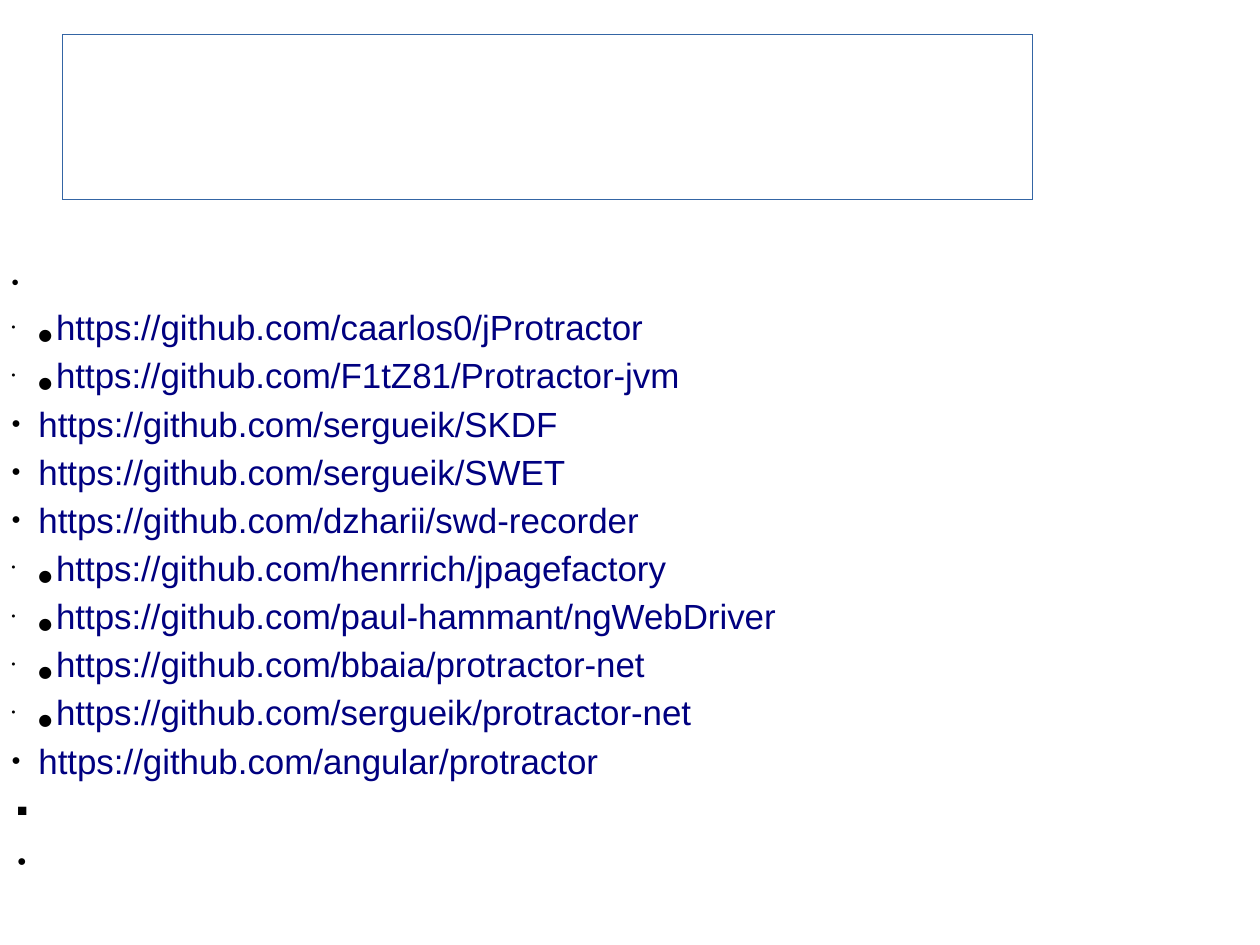
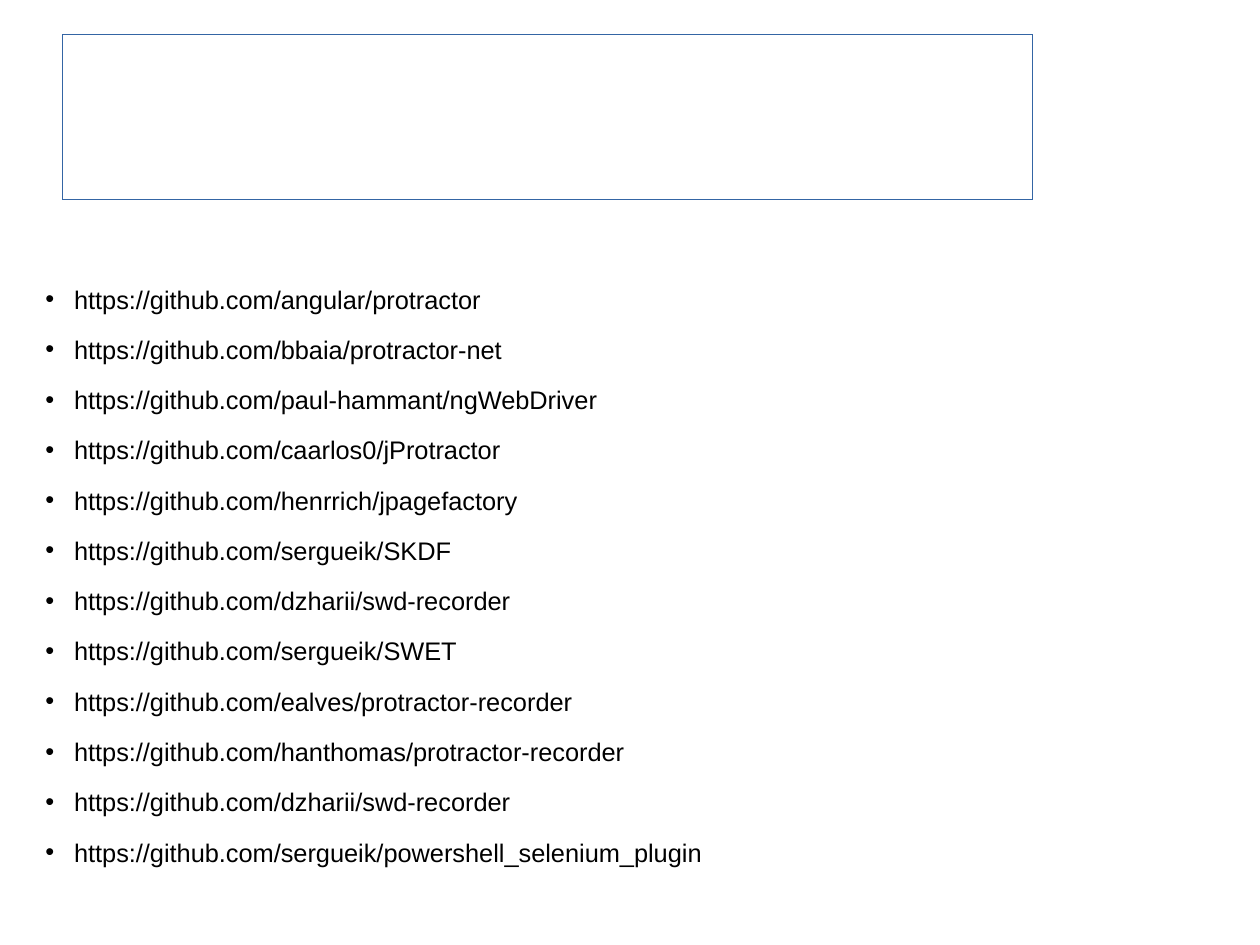
Before and after one commit to sergueik/SKDF, a slide deck: slide 27 of SKDF.odp (slide 26 before the commit). Drawn at 1260x945 pixels with LibreOffice and Linux fonts; fonts in the diff are those of the drawing; background and template pictures are left out. Boxes give left, top, right and bottom in pixels: in the first picture for what was removed or moved away, otherwise in the second. Text is boxed around its words. In the diff, an @@ line names an element or a change of style, - is before the commit and + after.

Commit message:
updated presentation

```diff
--- a/SKDF.odp
+++ b/SKDF.odp
@@ text "https://github.com/angular/protractor" moved from (x1=38, y1=314, x2=776, y2=780) to (x1=74, y1=290, x2=702, y2=867) @@
@@ text "https://github.com/angular/protractor" at (x1=74, y1=290, x2=702, y2=867): vertical alignment middle to top @@
@@ text at (x1=74, y1=290, x2=597, y2=515): text changed; size 22 to 16 pt; text colour #000080 to #000000 @@
-● ● https://github.com/caarlos0/jProtractor
-● ● https://github.com/F1tZ81/Protractor-jvm
+• https://github.com/angular/protractor
+• https://github.com/bbaia/protractor-net
+• https://github.com/paul-hammant/ngWebDriver
+• https://github.com/caarlos0/jProtractor
+• https://github.com/henrrich/jpagefactory
@@ text at (x1=74, y1=541, x2=510, y2=817): size 22 to 16 pt, text colour #000080 to #000000 in "https://github.com/sergueik/SKDF", "https://github.com/sergueik/SWET", "https://github.com/dzharii/swd-recorder"; bullet ● to •; line spacing 1.15 to 1.5; more space between paragraphs @@
@@ text at (x1=74, y1=591, x2=510, y2=616): paragraph added @@
+• https://github.com/dzharii/swd-recorder
@@ text at (x1=74, y1=692, x2=624, y2=767): paragraphs added @@
+• https://github.com/ealves/protractor-recorder
+• https://github.com/hanthomas/protractor-recorder
@@ text at (x1=74, y1=843, x2=702, y2=867): text changed; size 22 to 16 pt; text colour #000080 to #000000 @@
-● ● https://github.com/henrrich/jpagefactory
-● ● https://github.com/paul-hammant/ngWebDriver
-● ● https://github.com/bbaia/protractor-net
-● ● https://github.com/sergueik/protractor-net
-● https://github.com/angular/protractor
+• https://github.com/sergueik/powershell_selenium_plugin
```
Also in this commit, not shown: 7 other slides changed, 1 slide added, 1 other file.
